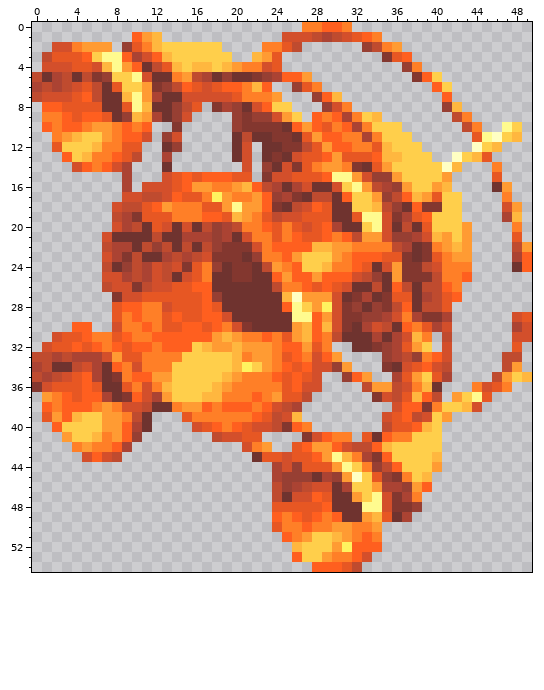
Two versions of one pixel-art sprite, objects/future/fidwell.scenery_small.spcshp10/images/2.png. Above is the file before it was changed.
The file is 50x55 pixels.
The result:
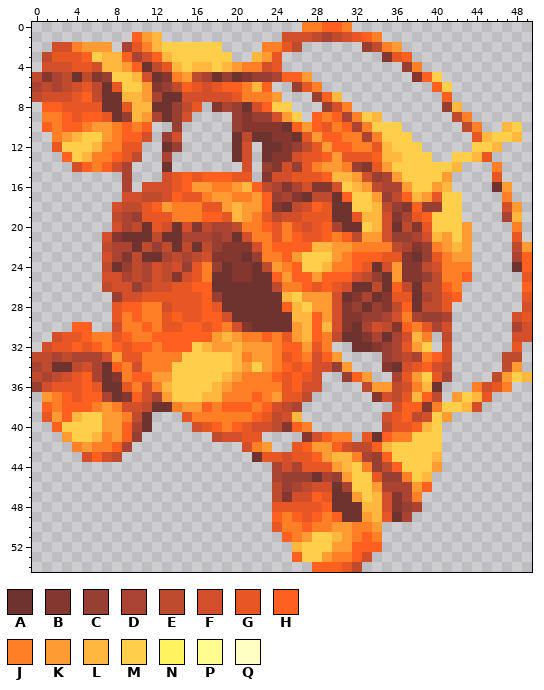
Palette (. is transparent): A #6f332f  B #83372f  C #973f33  D #ab4333  E #bf4b2f  F #d34f2b  G #e75723  H #ff5f1f  J #ff7f27  K #ff9b33  L #ffb73f  M #ffcf4b  N #fff35f  P #fffb8f  Q #ffffc3
Difference:
The author changed colour A to colour B in row 5 at x 1, 13 and 21; in row 13 at x 25; in row 14 at x 24 and 33; in row 16 at x 25 and 28 to 29; in row 18 at x 37; in row 20 at x 16 and 38.
The author changed colour A to colour B in row 21 at x 8; in row 22 at x 38; in row 25 at x 14; in row 30 at x 36; in row 31 at x 33; in row 47 at x 25.
The author changed colour B to colour C in row 5 at x 22; in row 10 at x 14; in row 12 at x 26; in row 14 at x 26 and 32; in row 18 at x 39 to 40; in row 19 at x 10.
The author changed colour B to colour C in rows 22 to 23 at x 39; in row 24 at x 15; in row 25 at x 39; in row 26 at x 10; in row 27 at x 8; in row 29 at x 39 to 40.
The author changed colour B to colour C in row 36 at x 0; in row 43 at x 34; in row 45 at x 36; in row 48 at x 37.
The author changed colour C to colour D in row 2 at x 9; in row 15 at x 35; in row 16 at x 36; in row 20 at x 18; in row 33 at x 38; in row 44 at x 26.
The author changed colour C to colour D in row 46 at x 37; in row 48 at x 38.
Colour F now appears in row 28 at x 49.
Colour G now appears in row 25 at x 49; in row 27 at x 49.
Colour H now appears in row 26 at x 49.
The author changed colour N to colour K in row 17 at x 18; in row 28 at x 29; in row 34 at x 21; in row 52 at x 31.
The author changed colour P to colour L in row 3 at x 7 to 8; in row 4 at x 8; in row 5 at x 10; in rows 7 to 8 at x 10; in row 10 at x 47; in row 11 at x 45.
The author changed colour P to colour L in row 15 at x 30 to 31; in row 16 at x 32; in row 18 at x 20; in row 19 at x 33 to 34; in row 20 at x 34; in row 28 at x 26.
The author changed colour P to colour L in row 29 at x 26 to 27; in row 37 at x 44; in row 43 at x 30; in row 44 at x 31; in row 47 at x 34; in row 48 at x 33 to 34.
The author changed colour Q to colour M in row 11 at x 46; in row 12 at x 44; in row 13 at x 42; in row 14 at x 41; in row 27 at x 26; in row 45 at x 32.
